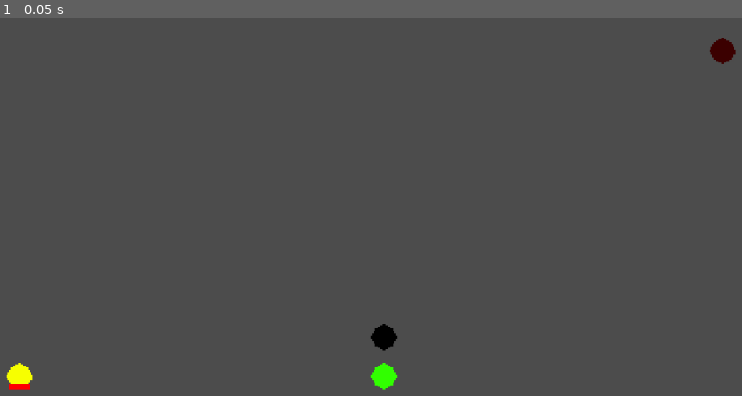
Above: before the commit, frame 1.
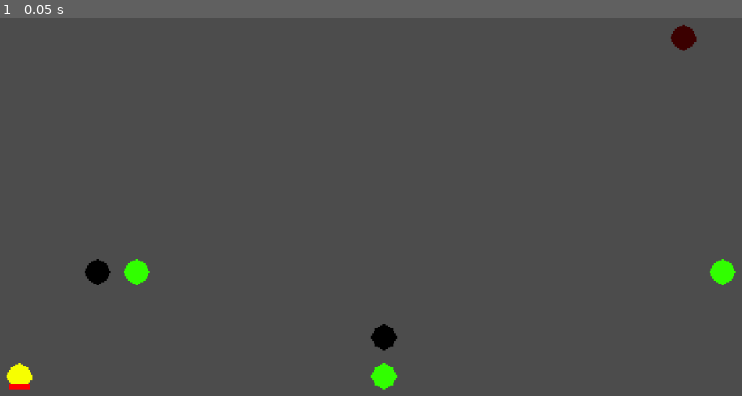
Above: after the commit, the same moment.

Repository: santiagomb17/trueRats
Game: Godot game, scene res://scenes/levels/festival_level.tscn
Two runs of this game, one before a commit and one after it. Both use one fixed random seed, a clock stepped at 60 frames per second and the inputs below.
Inputs:
- Up to frame 1 (0.05 s): no input

The runs differ from the first frame. In frame 1, 0.8% of the frame differs, in the area x 11-100%, y 1-71%.

Commit message:
Progress on Level & Interaction Nodes
Changes
   - interaction node can hold multiple nodes that are assigned through the editor
   - removed depracated signals from nodes

Diff:
--- a/Plague Rats/scenes/levels/festival_level.tscn
+++ b/Plague Rats/scenes/levels/festival_level.tscn
@@ -15,6 +15,14 @@
 
 [node name="CollisionShape2D" parent="Interact Node" index="0"]
 interDist = 55.5
+hidPath = [ NodePath("../../Move Node"), NodePath("../../Move Node3") ]
+
+[node name="Interact Node2" parent="." instance=ExtResource( 7 )]
+position = Vector2( 260, 320 )
+
+[node name="CollisionShape2D" parent="Interact Node2" index="0"]
+interDist = 55.5
+hidPath = [ NodePath("../../Move Node6") ]
 
 [node name="endSpawn" parent="." instance=ExtResource( 5 )]
 position = Vector2( 200, 400 )
@@ -34,18 +42,40 @@
 position = Vector2( 200, 400 )
 
 [node name="Goal Node" parent="." instance=ExtResource( 4 )]
-position = Vector2( 740, 150 )
+position = Vector2( 710, 140 )
 
 [node name="Move Node" parent="." instance=ExtResource( 6 )]
 position = Vector2( 740, 400 )
+
+[node name="Move Node3" parent="." instance=ExtResource( 6 )]
+position = Vector2( 710, 250 )
+
+[node name="Move Node4" parent="." instance=ExtResource( 6 )]
+position = Vector2( 740, 320 )
+
+[node name="Move Node5" parent="." instance=ExtResource( 6 )]
+position = Vector2( 290, 320 )
+
+[node name="Move Node6" parent="." instance=ExtResource( 6 )]
+position = Vector2( 290, 250 )
 
 [node name="Move Node2" parent="." instance=ExtResource( 6 )]
 position = Vector2( 480, 400 )
 
 [node name="player" parent="." instance=ExtResource( 2 )]
 position = Vector2( 210, 418 )
+[connection signal="area_entered" from="Interact Node" to="Interact Node/CollisionShape2D" method="_on_Area2D_area_entered"]
+[connection signal="area_exited" from="Interact Node" to="Interact Node/CollisionShape2D" method="_on_Area2D_area_exited"]
+[connection signal="area_exited" from="Interact Node" to="Interact Node/CollisionShape2D" method="_on_Move_Node_area_exited"]
+[connection signal="area_entered" from="Interact Node2" to="Interact Node2/CollisionShape2D" method="_on_Area2D_area_entered"]
+[connection signal="area_exited" from="Interact Node2" to="Interact Node2/CollisionShape2D" method="_on_Area2D_area_exited"]
+[connection signal="area_exited" from="Interact Node2" to="Interact Node2/CollisionShape2D" method="_on_Move_Node_area_exited"]
 [connection signal="spawnEndLvl" from="Goal Node/CollisionShape2D" to="endSpawn" method="_on_CollisionShape2D_spawnEndLvl"]
 
 [editable path="Interact Node"]
 
+[editable path="Interact Node2"]
+
+[editable path="Level Start Node"]
+
 [editable path="Goal Node"]
--- a/Plague Rats/scenes/nodes/Level Start Node.tscn
+++ b/Plague Rats/scenes/nodes/Level Start Node.tscn
@@ -2,7 +2,6 @@
 
 [ext_resource path="res://art assets/nodes/level_start_texture.png" type="Texture" id=1]
 [ext_resource path="res://scenes/nodes/Move Node.tscn" type="PackedScene" id=2]
-
 
 [node name="Level Start Node" groups=[
 "start level",
--- a/Plague Rats/scenes/nodes/Move Node.tscn
+++ b/Plague Rats/scenes/nodes/Move Node.tscn
@@ -30,8 +30,5 @@
 [node name="Sprite" type="Sprite" parent="Button"]
 position = Vector2( 10, 10 )
 texture = ExtResource( 1 )
-[connection signal="area_entered" from="." to="CollisionShape2D" method="_on_Area2D_area_entered"]
 [connection signal="area_entered" from="." to="CollisionShape2D" method="_on_Move_Node_area_entered"]
-[connection signal="area_exited" from="." to="CollisionShape2D" method="_on_Area2D_area_exited"]
-[connection signal="area_exited" from="." to="CollisionShape2D" method="_on_Move_Node_area_exited"]
 [connection signal="pressed" from="Button" to="CollisionShape2D" method="_on_Button_pressed"]
--- a/Plague Rats/scenes/nodes/goal node.tscn
+++ b/Plague Rats/scenes/nodes/goal node.tscn
@@ -2,7 +2,6 @@
 
 [ext_resource path="res://scenes/nodes/Move Node.tscn" type="PackedScene" id=4]
 [ext_resource path="res://art assets/nodes/cast_node_texture.png" type="Texture" id=6]
-
 
 [node name="Goal Node" groups=[
 "goal node",
--- a/Plague Rats/scripts/interact_node.gd
+++ b/Plague Rats/scripts/interact_node.gd
@@ -5,7 +5,8 @@
    #needed to interact with objects
    #in the environment
 export(float) var interDist
-onready var hiddenNode = get_node("../../Move Node")
+export(Array, NodePath) var hidPath
+onready var hiddenNode = []# = [get_node(hidPath[0])]
 onready var playerObject = get_node("../../player")
 onready var pos2D = get_node("../Position2D")
 
@@ -13,8 +14,15 @@
 # Called when the node enters the scene tree for the first time.
 func _ready():
 	#interDist = global_position
-	hiddenNode.visible = false
-	pass # Replace with function body.
+	for i in hidPath.size():
+		#hiddenNode[i] = get_node(hidPath[i])
+		hiddenNode.append(get_node((hidPath[i])))
+		pass
+
+	for i in hiddenNode.size():
+		hiddenNode[i].visible = false
+	#print(hidPath)
+	pass
 
 
 
@@ -22,14 +30,7 @@
 	var horiz = abs(playerObject.global_position.x - pos2D.global_position.x)
 	var vert = abs(playerObject.global_position.y - pos2D.global_position.y)
 	if (horiz <= interDist && vert <= interDist) && (horiz == 0 || vert == 0):
-		hiddenNode.visible = true
+		for i in hiddenNode.size():
+			hiddenNode[i].visible = true
 		print("Enterd ReVis")
 	pass # Replace with function body.
-
-
-func _on_Interact_Node_area_entered(area):
-	pass # Replace with function body.
-
-
-func _on_Interact_Node_area_exited(area):
-	pass # Replace with function body.
--- a/Plague Rats/scripts/move_node.gd
+++ b/Plague Rats/scripts/move_node.gd
@@ -27,11 +27,11 @@
 	if horiz == 0 || vert == 0:
 		playerObject.global_position = pos2D.global_position
 
-   #function executes whenever an area2D LEAVES the collider
-func _on_Area2D_area_exited(area):
-	   pass
+#   #function executes whenever an area2D LEAVES the collider
+#func _on_Area2D_area_exited(area):
+#	   pass
 
-func _on_Move_Node_area_entered(area):
+func _on_Move_Node_area_entered(_area):
 	   #if end node success state
 	if currNode.is_in_group("end level"):
 		print("CONGLATURATIONS YOU  ARE WINNAR1")
@@ -43,6 +43,6 @@
 			get_node("../../Level Start Node").queue_free()
 			emit_signal("spawnEndLvl")
 
-
-func _on_Move_Node_area_exited(area):
-	pass # Replace with function body.
+#
+#func _on_Move_Node_area_exited(area):
+#	pass # Replace with function body.
